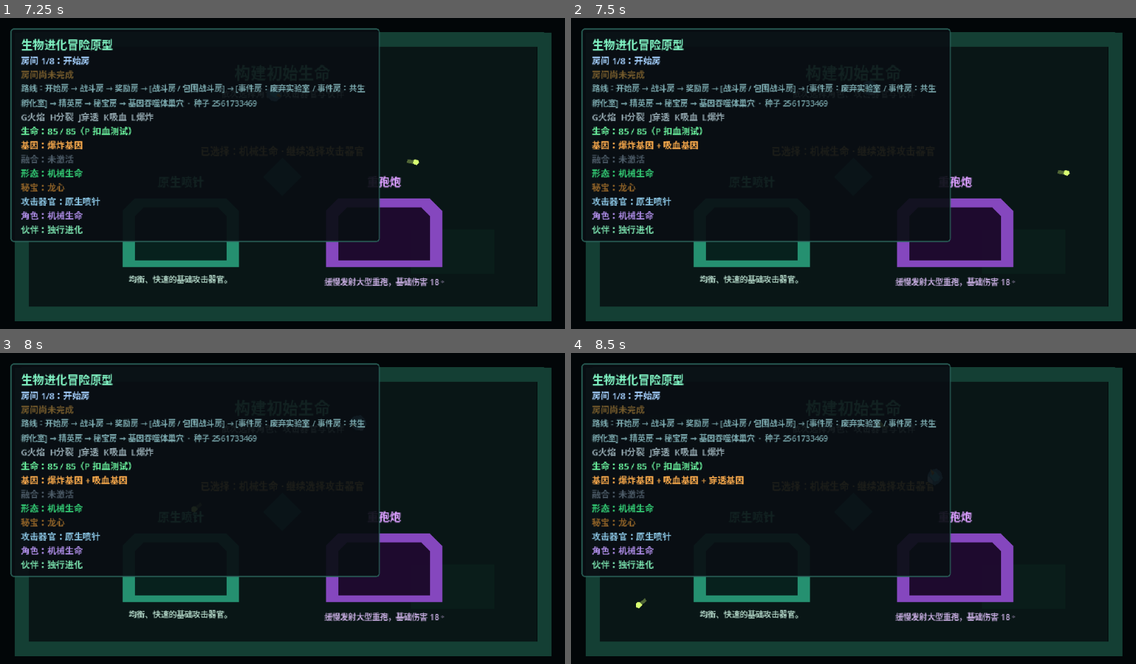
Above: before the commit, frames 1-4 (two rows, left to right).
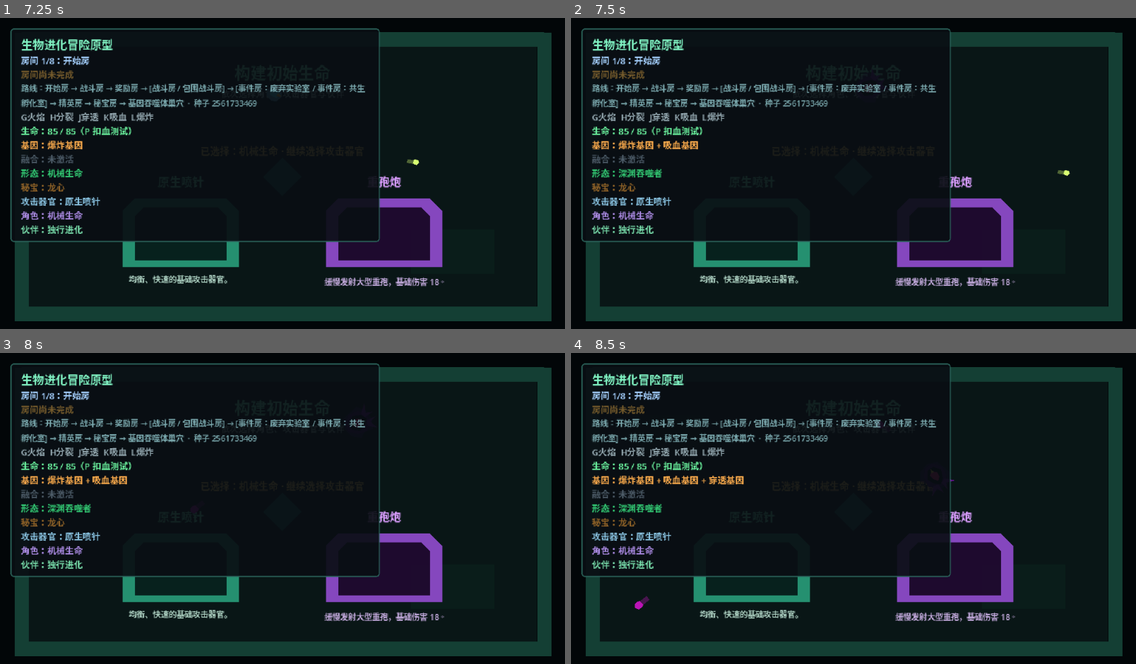
Above: after the commit, the same moments.

Repository: LIJUNCAN1/-Roguelike
Game: Godot game, scene res://scenes/main/main.tscn
Same seed, same stepped clock (60 frames per second), same inputs: the game is played once before the commit and once after it.
Inputs (mouse positions are in pixels of both pictures, inside the frame that each line leads up to):
- Up to frame 1 (7.25 s): tap Enter at 0.5 s; move the mouse to (406, 161) at 0.52 s; press the mouse at (406, 161) at 0.53 s; hold D (move_right) 0.53-1.28 s; move the mouse to (169, 192) at 1.27 s; release the mouse at (169, 192) at 1.28 s; hold S (move_down) 1.28-2.03 s; click (169, 192) at 1.35 s; move the mouse to (339, 108) at 2.02 s; hold D (move_right) 2.03-2.78 s; hold P (damage_test_player) 2.03-2.78 s; click (339, 108) at 2.3 s; move the mouse to (254, 238) at 2.77 s; hold W (move_up) 2.78-3.53 s; tap N (next_room) at 2.85 s; click (254, 238) at 3.05 s; tap R (restart_run) every 0.75 s from 3.5 to 6.5 s; move the mouse to (452, 223) at 3.52 s; hold 1 (reward_choice_1) 3.53-4.28 s; hold A (move_left) 3.53-5.03 s; click (452, 223) at 3.8 s; move the mouse to (113, 129) at 4.27 s; tap 2 (reward_choice_2) at 4.35 s; click (113, 129) at 4.55 s; move the mouse to (310, 176) at 5.02 s; hold S (move_down) 5.03-5.78 s; hold 3 (reward_choice_3) 5.03-5.78 s; click (310, 176) at 5.3 s; move the mouse to (197, 98) at 5.77 s; hold D (move_right) 5.78-6.53 s; tap B (toggle_dragon_heart) at 5.85 s; click (197, 98) at 6.05 s; move the mouse to (406, 161) at 6.52 s; hold W (move_up) from 6.53 s (still down); hold L (toggle_explosion_gene) from 6.53 s (still down); click (406, 161) at 6.8 s
- Up to frame 2 (7.5 s): move the mouse to (740, 192) at 7.27 s; release W (move_up) at 7.28 s; release L (toggle_explosion_gene) at 7.28 s; hold D (move_right) from 7.28 s (still down); tap K (toggle_lifesteal_gene) at 7.35 s
- Up to frame 3 (8 s): keep holding D (move_right); click (169, 527) at 7.55 s
- Up to frame 4 (8.5 s): move the mouse to (910, 443) at 8.02 s; release D (move_right) at 8.03 s; hold S (move_down) from 8.03 s (still down); hold J (toggle_piercing_gene) from 8.03 s (still down); click (910, 443) at 8.3 s

Frame 1 is identical in both runs. In frame 2, 0.1% of the frame differs, in the area x 8-17%, y 48-52%; in frame 3, 0.1%; in frame 4, 0.2%, in the area x 8-68%, y 40-83%.

Commit message:
feat: add devour evolution route

Diff:
--- /dev/null
+++ b/data/evolutions/abyss_devourer.tres
@@ -0,0 +1,18 @@
+[gd_resource type="Resource" script_class="EvolutionData" load_steps=8 format=3]
+
+[ext_resource type="Script" path="res://scripts/evolutions/evolution_data.gd" id="1_data"]
+[ext_resource type="Script" path="res://scripts/genes/gene_effect.gd" id="2_effect"]
+[ext_resource type="PackedScene" path="res://scenes/player/forms/abyss_devourer_visual.tscn" id="3_visual"]
+[ext_resource type="Resource" path="res://data/evolutions/effects/abyss_devourer_projectile_effect.tres" id="4_projectile"]
+[ext_resource type="Resource" path="res://data/evolutions/effects/abyss_lifesteal_upgrade.tres" id="5_lifesteal"]
+[ext_resource type="Resource" path="res://data/evolutions/effects/abyss_explosion_upgrade.tres" id="6_explosion"]
+
+[resource]
+script = ExtResource("1_data")
+id = &"abyss_devourer"
+display_name = "深渊吞噬者"
+description = "吸血与爆炸基因共鸣，吞噬范围扩大并强化续航。"
+priority = 20
+required_gene_ids = Array[StringName]([&"lifesteal", &"explosion"])
+visual_scene = ExtResource("3_visual")
+effects = Array[ExtResource("2_effect")]([ExtResource("4_projectile"), ExtResource("5_lifesteal"), ExtResource("6_explosion")])
--- /dev/null
+++ b/data/evolutions/blood_sac_life.tres
@@ -0,0 +1,17 @@
+[gd_resource type="Resource" script_class="EvolutionData" load_steps=6 format=3]
+
+[ext_resource type="Script" path="res://scripts/evolutions/evolution_data.gd" id="1_data"]
+[ext_resource type="Script" path="res://scripts/genes/gene_effect.gd" id="2_effect"]
+[ext_resource type="PackedScene" path="res://scenes/player/forms/blood_sac_life_visual.tscn" id="3_visual"]
+[ext_resource type="Resource" path="res://data/evolutions/effects/blood_sac_projectile_effect.tres" id="4_projectile"]
+[ext_resource type="Resource" path="res://data/evolutions/effects/blood_sac_lifesteal_upgrade.tres" id="5_lifesteal"]
+
+[resource]
+script = ExtResource("1_data")
+id = &"blood_sac_life"
+display_name = "血囊生命"
+description = "吸血基因形成储血器官，命中回复实际伤害的 70%。"
+priority = 10
+required_gene_ids = Array[StringName]([&"lifesteal"])
+visual_scene = ExtResource("3_visual")
+effects = Array[ExtResource("2_effect")]([ExtResource("4_projectile"), ExtResource("5_lifesteal")])
--- /dev/null
+++ b/data/evolutions/effects/abyss_devourer_projectile_effect.tres
@@ -0,0 +1,11 @@
+[gd_resource type="Resource" script_class="ProjectileStatGeneEffect" load_steps=2 format=3]
+
+[ext_resource type="Script" path="res://scripts/genes/projectile_stat_gene_effect.gd" id="1_effect"]
+
+[resource]
+script = ExtResource("1_effect")
+attack_tag = &"abyss_devourer_form"
+damage_multiplier = 1.1
+radius_multiplier = 1.35
+override_color = true
+projectile_color = Color(0.74, 0.08, 0.72, 1)
--- /dev/null
+++ b/data/evolutions/effects/abyss_explosion_upgrade.tres
@@ -0,0 +1,16 @@
+[gd_resource type="Resource" script_class="ImpactEffectStatGeneEffect" load_steps=3 format=3]
+
+[ext_resource type="Script" path="res://scripts/genes/impact_effect_stat_gene_effect.gd" id="1_effect"]
+[ext_resource type="Script" path="res://scripts/combat/explosion_impact_effect.gd" id="2_target"]
+
+[resource]
+script = ExtResource("1_effect")
+target_script = ExtResource("2_target")
+float_multipliers = {
+&"damage": 1.5,
+&"radius": 1.5
+}
+property_overrides = {
+&"effect_color": Color(0.72, 0.08, 0.62, 1)
+}
+attack_tag = &"devour_burst"
--- /dev/null
+++ b/data/evolutions/effects/abyss_lifesteal_upgrade.tres
@@ -0,0 +1,12 @@
+[gd_resource type="Resource" script_class="ImpactEffectStatGeneEffect" load_steps=3 format=3]
+
+[ext_resource type="Script" path="res://scripts/genes/impact_effect_stat_gene_effect.gd" id="1_effect"]
+[ext_resource type="Script" path="res://scripts/combat/lifesteal_impact_effect.gd" id="2_target"]
+
+[resource]
+script = ExtResource("1_effect")
+target_script = ExtResource("2_target")
+float_multipliers = {
+&"heal_ratio": 1.6
+}
+attack_tag = &"abyss_lifesteal"
--- /dev/null
+++ b/data/evolutions/effects/blood_sac_lifesteal_upgrade.tres
@@ -0,0 +1,12 @@
+[gd_resource type="Resource" script_class="ImpactEffectStatGeneEffect" load_steps=3 format=3]
+
+[ext_resource type="Script" path="res://scripts/genes/impact_effect_stat_gene_effect.gd" id="1_effect"]
+[ext_resource type="Script" path="res://scripts/combat/lifesteal_impact_effect.gd" id="2_target"]
+
+[resource]
+script = ExtResource("1_effect")
+target_script = ExtResource("2_target")
+float_multipliers = {
+&"heal_ratio": 1.4
+}
+attack_tag = &"blood_sac_lifesteal"
--- /dev/null
+++ b/data/evolutions/effects/blood_sac_projectile_effect.tres
@@ -0,0 +1,10 @@
+[gd_resource type="Resource" script_class="ProjectileStatGeneEffect" load_steps=2 format=3]
+
+[ext_resource type="Script" path="res://scripts/genes/projectile_stat_gene_effect.gd" id="1_effect"]
+
+[resource]
+script = ExtResource("1_effect")
+attack_tag = &"blood_sac_form"
+radius_multiplier = 1.15
+override_color = true
+projectile_color = Color(0.92, 0.16, 0.46, 1)
--- /dev/null
+++ b/scenes/player/forms/abyss_devourer_visual.tscn
@@ -0,0 +1,27 @@
+[gd_scene format=3]
+
+[node name="AbyssDevourerVisual" type="Node2D"]
+
+[node name="Aura" type="Polygon2D" parent="."]
+polygon = PackedVector2Array(-16, -4, -11, -14, -2, -12, 5, -17, 14, -10, 17, 1, 12, 12, 2, 15, -7, 17, -15, 8)
+color = Color(0.34, 0.04, 0.52, 0.44)
+
+[node name="Body" type="Polygon2D" parent="."]
+polygon = PackedVector2Array(-12, -6, -5, -13, 6, -11, 14, -4, 14, 6, 5, 13, -6, 12, -14, 4)
+color = Color(0.24, 0.03, 0.38, 1)
+
+[node name="Maw" type="Polygon2D" parent="."]
+polygon = PackedVector2Array(-7, -5, 2, -9, 10, -3, 10, 5, 2, 10, -7, 6, -11, 0)
+color = Color(0.02, 0.005, 0.05, 1)
+
+[node name="MawCore" type="Polygon2D" parent="."]
+polygon = PackedVector2Array(-2, -3, 4, -4, 7, 0, 3, 5, -3, 4, -6, 0)
+color = Color(0.95, 0.1, 0.46, 1)
+
+[node name="TopTendril" type="Polygon2D" parent="."]
+polygon = PackedVector2Array(-8, -8, -17, -16, -13, -6, -21, -3, -10, -2)
+color = Color(0.46, 0.06, 0.64, 0.9)
+
+[node name="BottomTendril" type="Polygon2D" parent="."]
+polygon = PackedVector2Array(-8, 8, -17, 16, -13, 6, -21, 3, -10, 2)
+color = Color(0.46, 0.06, 0.64, 0.9)
--- /dev/null
+++ b/scenes/player/forms/blood_sac_life_visual.tscn
@@ -0,0 +1,25 @@
+[gd_scene format=3]
+
+[node name="BloodSacLifeVisual" type="Node2D"]
+
+[node name="OuterSac" type="Polygon2D" parent="."]
+polygon = PackedVector2Array(-11, -4, -7, -12, 1, -14, 9, -9, 13, -1, 10, 8, 3, 13, -6, 11, -12, 4)
+color = Color(0.5, 0.06, 0.28, 0.42)
+
+[node name="Body" type="Polygon2D" parent="."]
+polygon = PackedVector2Array(-8, -5, -3, -11, 5, -10, 11, -4, 10, 5, 4, 10, -5, 9, -11, 3)
+color = Color(0.58, 0.12, 0.38, 1)
+
+[node name="Core" type="Polygon2D" parent="."]
+polygon = PackedVector2Array(-4, -3, 1, -7, 6, -2, 4, 5, -2, 7, -6, 2)
+color = Color(1, 0.32, 0.5, 1)
+
+[node name="VesselTop" type="Line2D" parent="."]
+points = PackedVector2Array(-6, -4, -11, -9, -15, -7)
+width = 2.0
+default_color = Color(0.9, 0.18, 0.42, 0.8)
+
+[node name="VesselBottom" type="Line2D" parent="."]
+points = PackedVector2Array(-5, 4, -10, 10, -15, 8)
+width = 2.0
+default_color = Color(0.9, 0.18, 0.42, 0.8)
--- a/scenes/player/player.tscn
+++ b/scenes/player/player.tscn
@@ -24,6 +24,8 @@
 [ext_resource type="Resource" path="res://data/companions/solo_evolution.tres" id="22_solo"]
 [ext_resource type="Resource" path="res://data/evolutions/mitosis_life.tres" id="23_mitosis"]
 [ext_resource type="Resource" path="res://data/evolutions/hive_mother.tres" id="24_hive"]
+[ext_resource type="Resource" path="res://data/evolutions/blood_sac_life.tres" id="25_blood_sac"]
+[ext_resource type="Resource" path="res://data/evolutions/abyss_devourer.tres" id="26_devourer"]
 
 [sub_resource type="CircleShape2D" id="CircleShape2D_player"]
 radius = 7.0
@@ -54,7 +56,7 @@
 fusion_manager_path = NodePath("../FusionManager")
 visual_anchor_path = NodePath("../Visuals/FormAnchor")
 base_evolution = ExtResource("14_base_life")
-evolutions = Array[ExtResource("13_evolution_data")]([ExtResource("15_fire_life"), ExtResource("23_mitosis"), ExtResource("16_fire_dragon"), ExtResource("24_hive")])
+evolutions = Array[ExtResource("13_evolution_data")]([ExtResource("15_fire_life"), ExtResource("23_mitosis"), ExtResource("25_blood_sac"), ExtResource("16_fire_dragon"), ExtResource("24_hive"), ExtResource("26_devourer")])
 
 [node name="RelicManager" type="Node" parent="."]
 script = ExtResource("17_relic_manager")
--- /dev/null
+++ b/scripts/genes/impact_effect_stat_gene_effect.gd
@@ -0,0 +1,61 @@
+class_name ImpactEffectStatGeneEffect
+extends GeneEffect
+
+@export var target_script: Script
+@export var float_multipliers: Dictionary = {}
+@export var float_additions: Dictionary = {}
+@export var property_overrides: Dictionary = {}
+@export var attack_tag: StringName
+
+
+func apply(attack_context: AttackContext) -> void:
+	if attack_context == null or target_script == null:
+		return
+
+	var modified_any := false
+	for impact_effect in attack_context.impact_effects:
+		if (
+			impact_effect == null
+			or impact_effect.get_script() != target_script
+		):
+			continue
+
+		for property_name in float_multipliers:
+			if not _has_property(impact_effect, property_name):
+				continue
+			var current_value := float(impact_effect.get(property_name))
+			impact_effect.set(
+				property_name,
+				current_value * float(float_multipliers[property_name])
+			)
+			modified_any = true
+
+		for property_name in float_additions:
+			if not _has_property(impact_effect, property_name):
+				continue
+			var current_value := float(impact_effect.get(property_name))
+			impact_effect.set(
+				property_name,
+				current_value + float(float_additions[property_name])
+			)
+			modified_any = true
+
+		for property_name in property_overrides:
+			if not _has_property(impact_effect, property_name):
+				continue
+			impact_effect.set(
+				property_name,
+				property_overrides[property_name]
+			)
+			modified_any = true
+
+	if modified_any:
+		attack_context.add_tag(attack_tag)
+
+
+func _has_property(object: Object, property_name: Variant) -> bool:
+	var expected_name := StringName(property_name)
+	for property in object.get_property_list():
+		if property.name == expected_name:
+			return true
+	return false
--- /dev/null
+++ b/tests/devour_evolution_smoke_test.gd
@@ -0,0 +1,134 @@
+extends SceneTree
+
+
+func _init() -> void:
+	call_deferred("_run")
+
+
+func _run() -> void:
+	var main_scene := load("res://scenes/main/main.tscn") as PackedScene
+	var main := main_scene.instantiate()
+	root.add_child(main)
+	await physics_frame
+	await process_frame
+
+	var player := main.get_node("World/Player") as CharacterBody2D
+	var gene_manager := player.get_node("GeneManager") as GeneManager
+	var evolution_system := player.get_node(
+		"EvolutionSystem"
+	) as EvolutionSystem
+	var modifier_stack := player.get_node(
+		"AttackModifierStack"
+	) as AttackModifierStack
+	var form_anchor := player.get_node(
+		"Visuals/FormAnchor"
+	) as Node2D
+	var evolution_status := main.get_node(
+		"Interface/StagePanel/MarginContainer/Labels/EvolutionStatus"
+	) as Label
+
+	gene_manager.add_gene(
+		load("res://data/genes/lifesteal_gene.tres") as GeneData
+	)
+	if (
+		not evolution_system.is_evolution(&"blood_sac_life")
+		or form_anchor.get_child(0).name != &"BloodSacLifeVisual"
+		or not evolution_status.text.contains("血囊生命")
+	):
+		push_error("Lifesteal gene did not activate Blood Sac Life.")
+		quit(1)
+		return
+
+	var blood_context := _create_attack_context()
+	modifier_stack.modify_attack(blood_context)
+	var blood_lifesteal := _find_lifesteal(blood_context)
+	if (
+		blood_lifesteal == null
+		or not blood_context.has_tag(&"blood_sac_form")
+		or not blood_context.has_tag(&"blood_sac_lifesteal")
+		or not is_equal_approx(blood_lifesteal.heal_ratio, 0.7)
+		or not is_equal_approx(
+			blood_context.projectile_data.radius,
+			3.45
+		)
+	):
+		push_error("Blood Sac Life attack upgrades were not applied.")
+		quit(1)
+		return
+
+	gene_manager.add_gene(
+		load("res://data/genes/explosion_gene.tres") as GeneData
+	)
+	if (
+		not evolution_system.is_evolution(&"abyss_devourer")
+		or form_anchor.get_child(0).name != &"AbyssDevourerVisual"
+		or not evolution_status.text.contains("深渊吞噬者")
+	):
+		push_error("Lifesteal and explosion did not activate Devourer.")
+		quit(1)
+		return
+
+	var devour_context := _create_attack_context()
+	modifier_stack.modify_attack(devour_context)
+	var devour_lifesteal := _find_lifesteal(devour_context)
+	var devour_explosion := _find_explosion(devour_context)
+	if (
+		devour_lifesteal == null
+		or devour_explosion == null
+		or not devour_context.has_tag(&"abyss_devourer_form")
+		or not devour_context.has_tag(&"abyss_lifesteal")
+		or not devour_context.has_tag(&"devour_burst")
+		or not is_equal_approx(
+			devour_context.projectile_data.damage,
+			11.0
+		)
+		or not is_equal_approx(devour_lifesteal.heal_ratio, 0.8)
+		or not is_equal_approx(devour_explosion.damage, 12.0)
+		or not is_equal_approx(devour_explosion.radius, 72.0)
+		or not devour_explosion.effect_color.is_equal_approx(
+			Color(0.72, 0.08, 0.62, 1.0)
+		)
+	):
+		push_error("Abyss Devourer impact upgrades were not applied.")
+		quit(1)
+		return
+
+	gene_manager.remove_gene(&"explosion")
+	if not evolution_system.is_evolution(&"blood_sac_life"):
+		push_error("Devourer did not fall back to Blood Sac Life.")
+		quit(1)
+		return
+
+	print("Devour evolution smoke test passed.")
+	quit()
+
+
+func _create_attack_context() -> AttackContext:
+	var weapon_data := load(
+		"res://data/weapons/basic_weapon.tres"
+	) as WeaponData
+	return AttackContext.new(
+		weapon_data.projectile_scene,
+		weapon_data.projectile_data,
+		Vector2.RIGHT
+	)
+
+
+func _find_lifesteal(
+	attack_context: AttackContext
+) -> LifestealImpactEffect:
+	for effect in attack_context.impact_effects:
+		var lifesteal := effect as LifestealImpactEffect
+		if lifesteal != null:
+			return lifesteal
+	return null
+
+
+func _find_explosion(
+	attack_context: AttackContext
+) -> ExplosionImpactEffect:
+	for effect in attack_context.impact_effects:
+		var explosion := effect as ExplosionImpactEffect
+		if explosion != null:
+			return explosion
+	return null
--- a/tests/lifesteal_gene_smoke_test.gd
+++ b/tests/lifesteal_gene_smoke_test.gd
@@ -44,8 +44,8 @@
 
 	for _frame_index in 120:
 		await physics_frame
-		if is_equal_approx(player_health.current_health, 55.0):
-			if not health_status.text.contains("55"):
+		if is_equal_approx(player_health.current_health, 57.0):
+			if not health_status.text.contains("57"):
 				push_error("Player health UI did not show lifesteal.")
 				quit(1)
 				return
@@ -53,5 +53,5 @@
 			quit()
 			return
 
-	push_error("Lifesteal did not restore 50% of dealt damage.")
+	push_error("Blood Sac form did not restore 70% of dealt damage.")
 	quit(1)
Not shown: 1 places in scenes/player/player.tscn that only renumber resources
Not shown, added: scripts/genes/impact_effect_stat_gene_effect.gd.uid
Not shown, added: tests/devour_evolution_smoke_test.gd.uid
